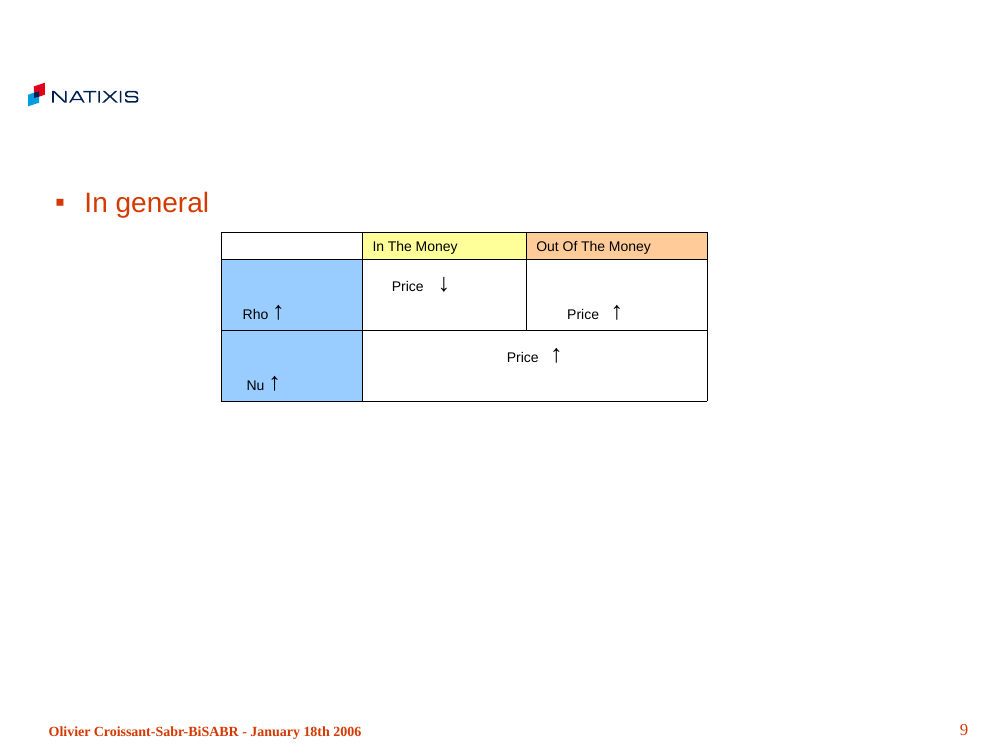
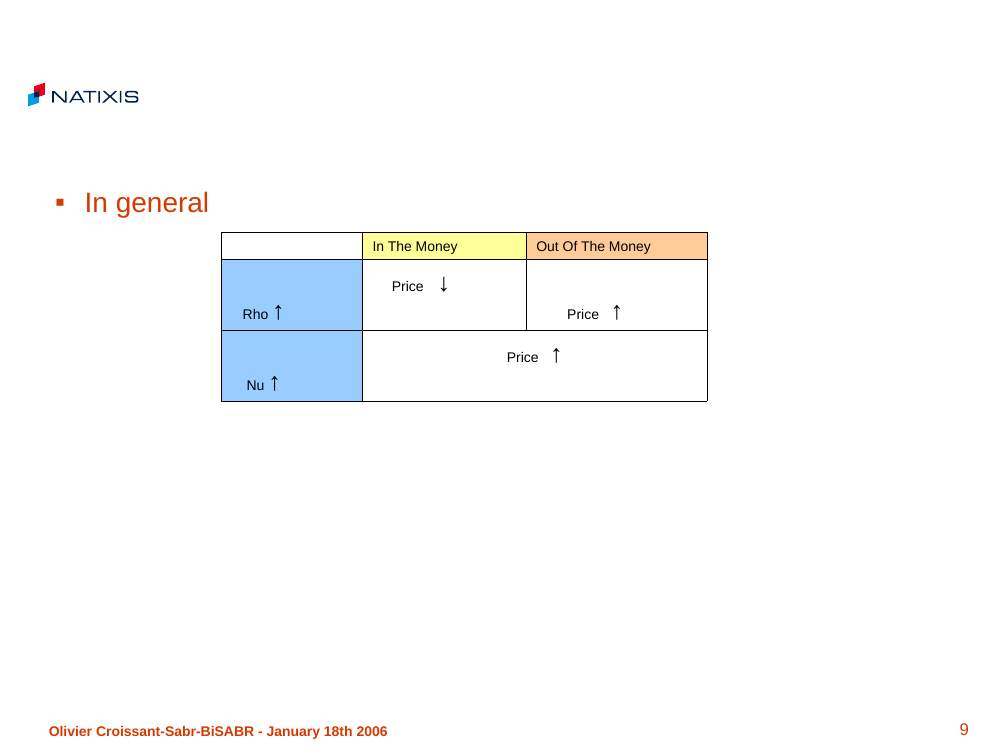
Before and after one commit to emergix/BiSABR, a slide deck: slide 9 of 1 - SABR&BiSABR.ppt. Drawn at 1008x756 pixels with LibreOffice and Linux fonts; fonts in the diff are those of the drawing; background and template pictures are left out. Boxes give left, top, right and bottom in pixels: in the first picture for what was removed or moved away, otherwise in the second. Text is boxed around its words. In the diff, an @@ line names an element or a change of style, - is before the commit and + after.

```diff
--- a/1 - SABR&BiSABR.ppt
+++ b/1 - SABR&BiSABR.ppt
@@ text "Olivier Croissant-Sabr-BiSABR - January 18th ..." at (49, 726, 388, 739): font Times New Roman to Arial @@
@@ page number at (960, 723, 969, 735): font Times New Roman to Arial @@
```
Also in this commit, not shown: 13 other slides changed.
